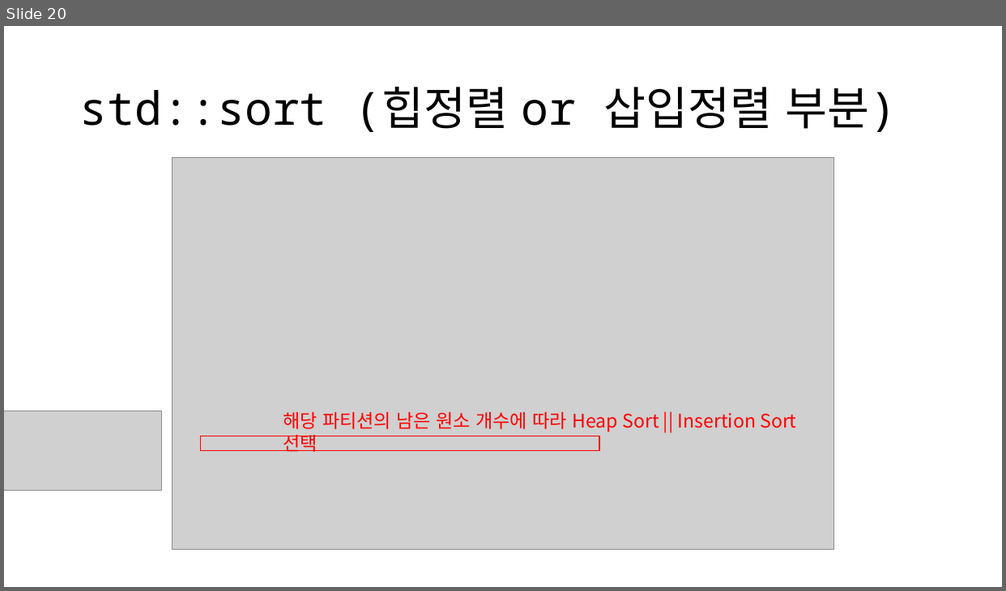
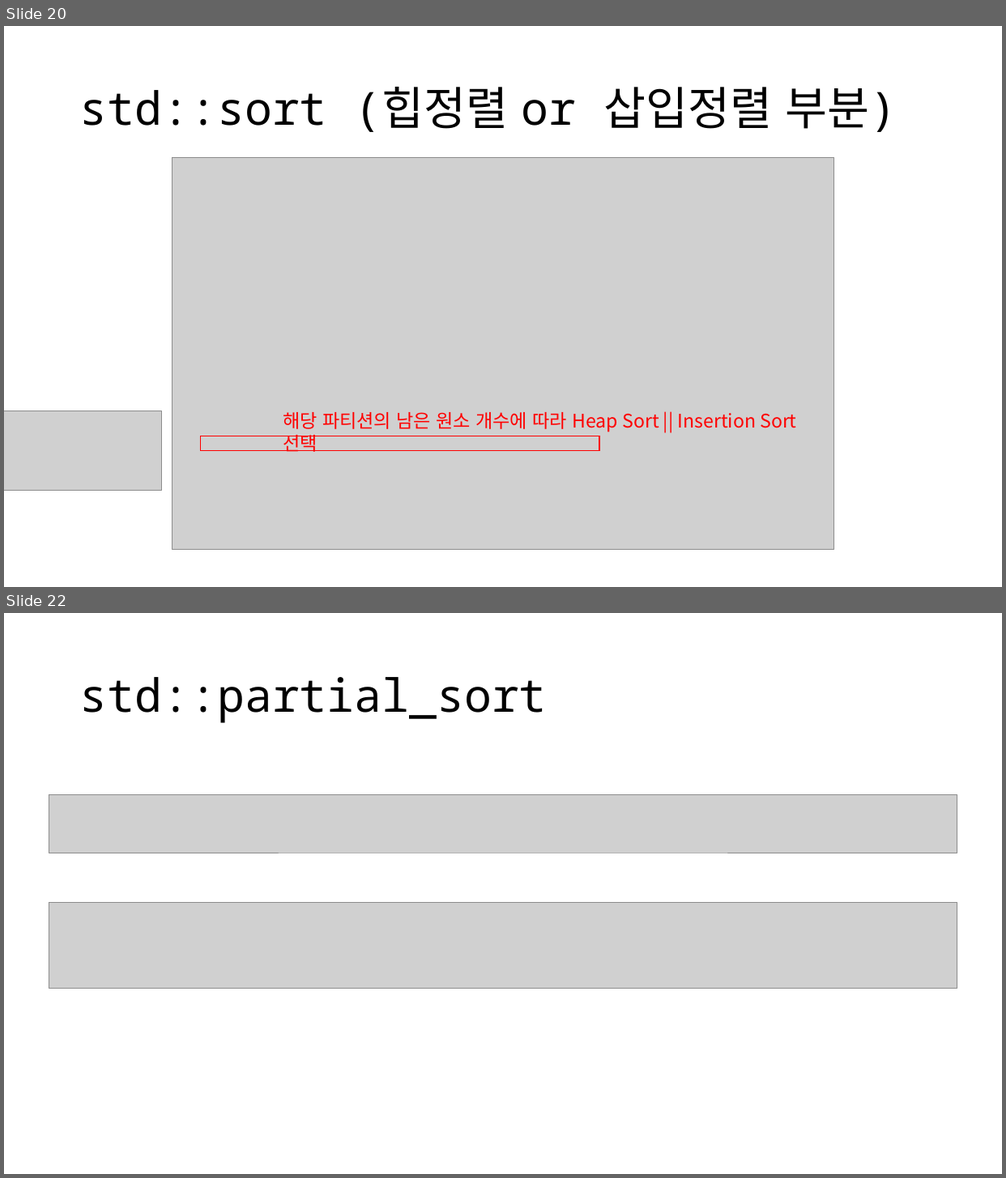
Before and after one commit to OptimizationStudy/Repo2019, a slide deck: opt_study_sorting_operations.pptx. Shown one above the other, each under a label of ours: slide 20 before the commit, slides 20 and 22 after it; the slides between them are not shown. The pictures are 1006x591 and 1006x1178 pixels, drawn with LibreOffice and Linux fonts; fonts in the diff are those of the drawing; grey boxes stand for pictures. Boxes give left, top, right and bottom in pixels: in the first picture for what was removed or moved away, otherwise in the second. Text is boxed around its words. In the diff, an @@ line names an element or a change of style, - is before the commit and + after.

Commit message:
update partial_sort, stable_sort

```diff
--- a/opt_study_sorting_operations.pptx
+++ b/opt_study_sorting_operations.pptx
@@ slide 22 added at (4,613,1002,1174), background #FFFFFF @@
@@ title added at (80,677,547,723), 44 pt, text #000000 @@
+std::partial_sort
@@ picture added at (49,795,957,853) @@
@@ picture added at (49,903,957,989) @@
```
Also in this commit, not shown: 1 slide changed, 29 other slides added.
